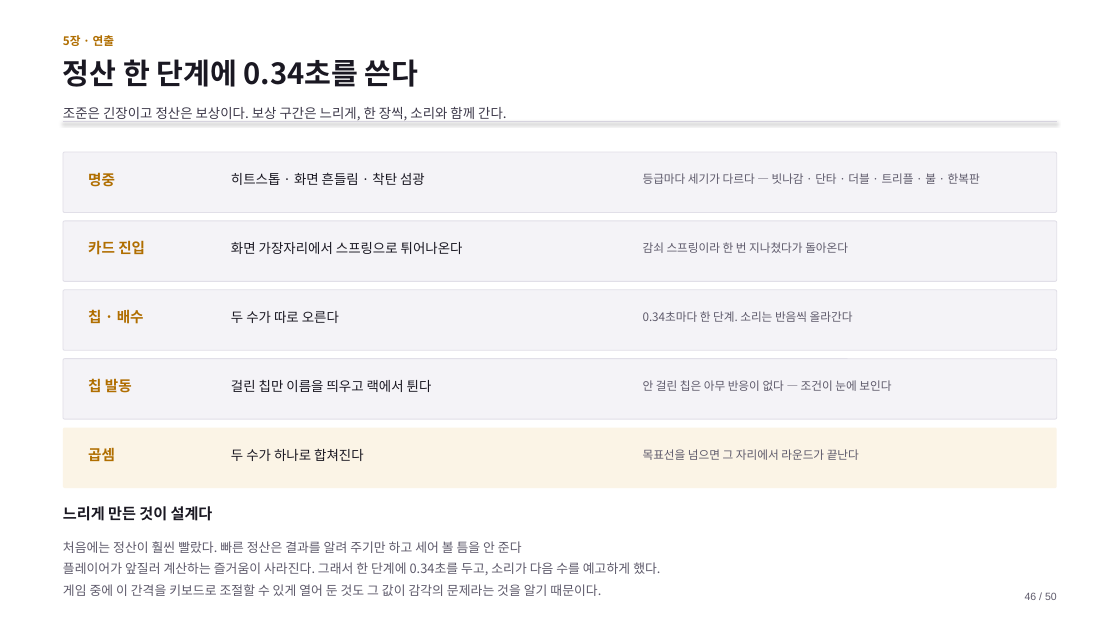
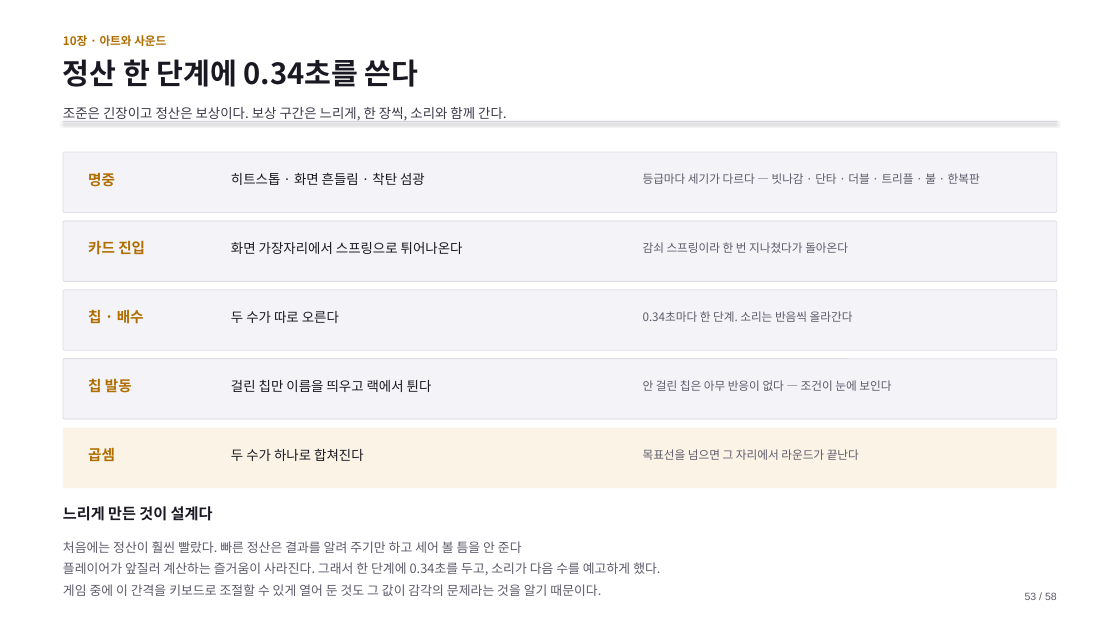
Before and after one commit to GGbong69/test-03, a slide deck: slide 53 of docs/기획서.pptx (slide 46 before the commit). Drawn at 1120x630 pixels with LibreOffice and Linux fonts; fonts in the diff are those of the drawing. Boxes give left, top, right and bottom in pixels: in the first picture for what was removed or moved away, otherwise in the second. Text is boxed around its words. In the diff, an @@ line names an element or a change of style, - is before the commit and + after.

```diff
--- a/docs/기획서.pptx
+++ b/docs/기획서.pptx
@@ text at [63, 35, 166, 46]: text changed @@
-5장 · 연출
+10장 · 아트와 사운드
@@ text at [1025, 592, 1057, 600]: text changed @@
-46 / 50
+53 / 58
```
Also in this commit, not shown: 47 other slides changed, 9 slides added, 1 slide removed, 1 other file.
